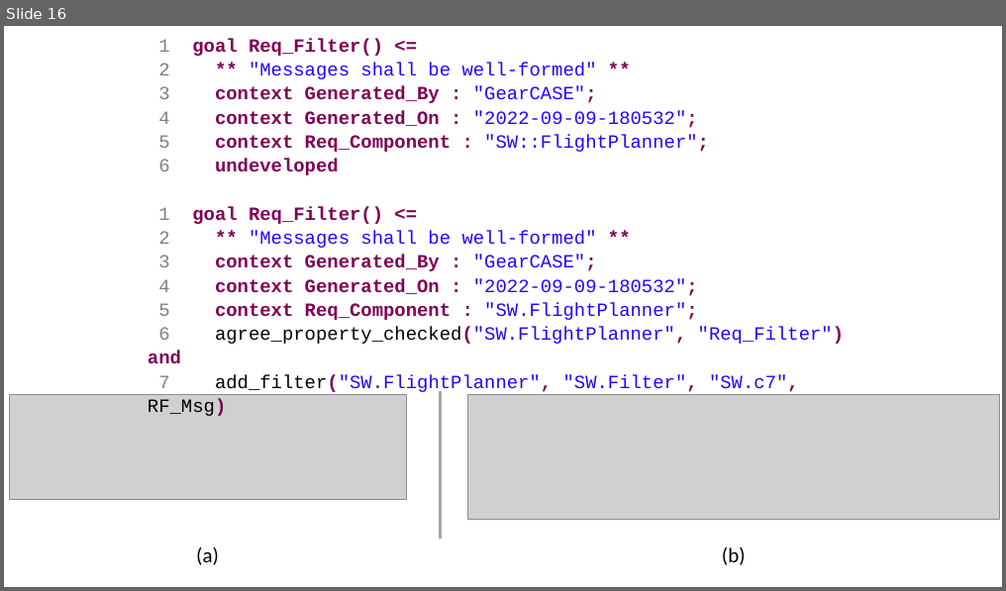
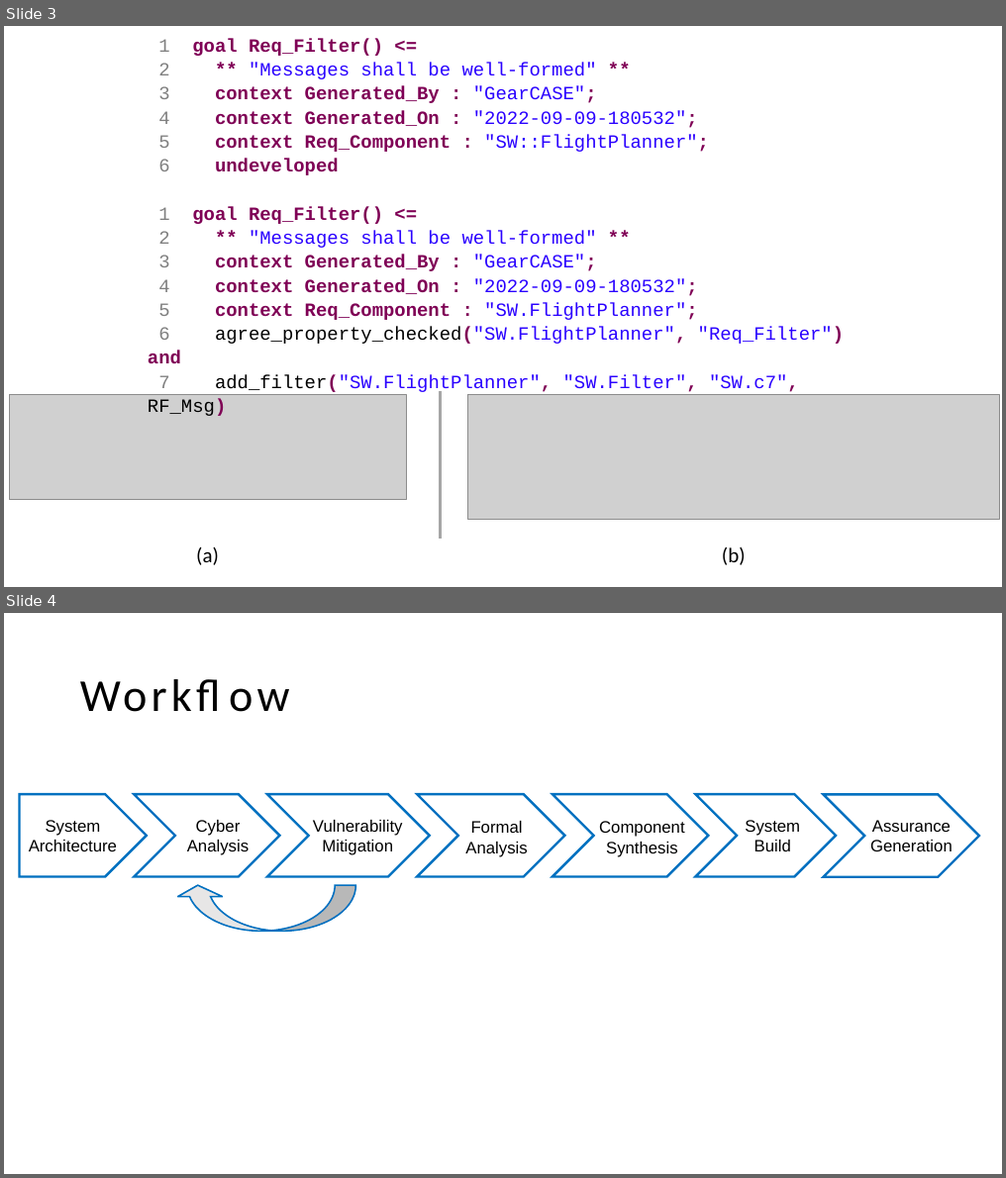
Before and after one commit to iamundson/case-assurance-pattern, a slide deck: figs/figures.pptx. Shown one above the other, each under a label of ours: slide 16 before the commit, slides 3 and 4 after it. The pictures are 1006x591 and 1006x1178 pixels, drawn with LibreOffice and Linux fonts; fonts in the diff are those of the drawing; grey boxes stand for pictures. Boxes give left, top, right and bottom in pixels: in the first picture for what was removed or moved away, otherwise in the second. Text is boxed around its words. In the diff, an @@ line names an element or a change of style, - is before the commit and + after.

```diff
--- a/figs/figures.pptx
+++ b/figs/figures.pptx
@@ slide 4 added at box(4, 613, 1002, 1174), background #FFFFFF @@
@@ title added at box(73, 643, 934, 752), 44 pt, text #000000 @@
+Workflow
@@ group added at box(20, 794, 979, 931): 7 texts, 6 chevrons, 1 pentagon arrow, 1 curved up arrow @@
+System Architecture
+Cyber Analysis
+Vulnerability Mitigation
+Formal Analysis
+Component Synthesis
+System Build
+Assurance Generation
@@ what was slide 16 is now slide 3 @@
```
Also in this commit, not shown: 10 other slides added, 13 slides removed, 13 other files.
